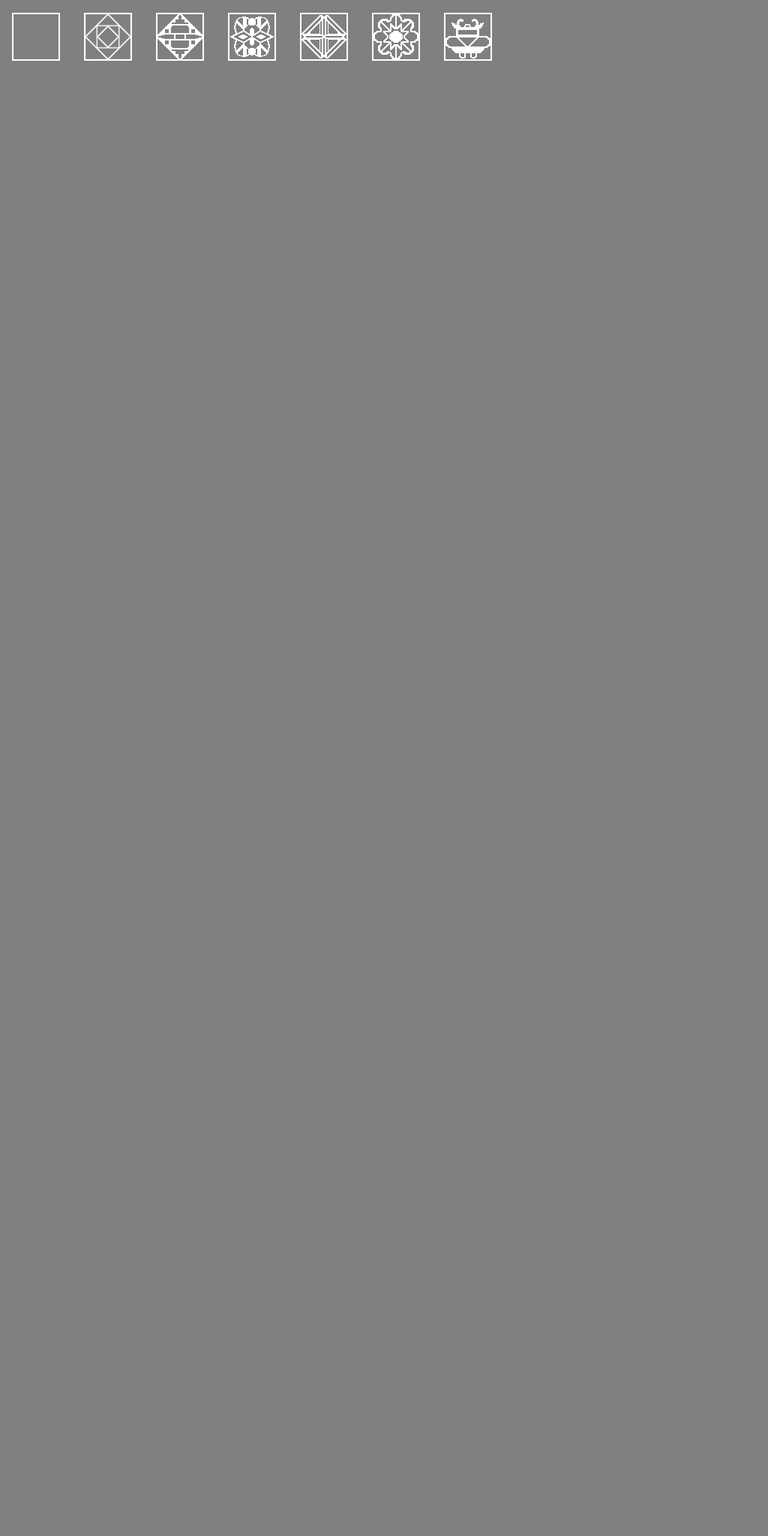
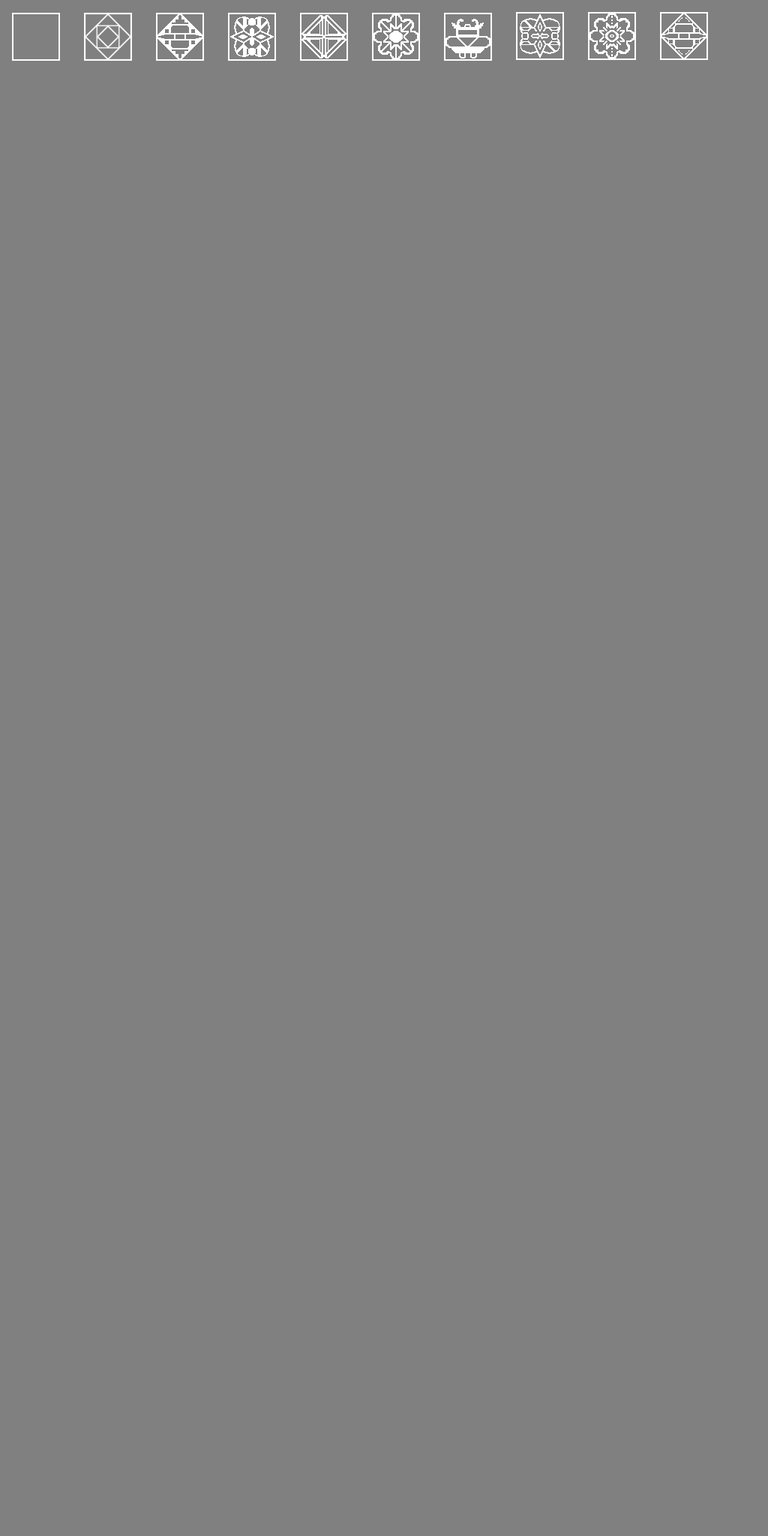
The second 768 × 1536 image is a revision of the first. Changes to its layers:
added layer "Pasted Layer #2" above "Pasted Layer #1" over [659, 11, 708, 60]
added layer "Pasted Layer #1" above "Pasted Layer" over [587, 11, 636, 60]
added layer "Pasted Layer" above "cube_1.png" over [515, 11, 564, 60]
